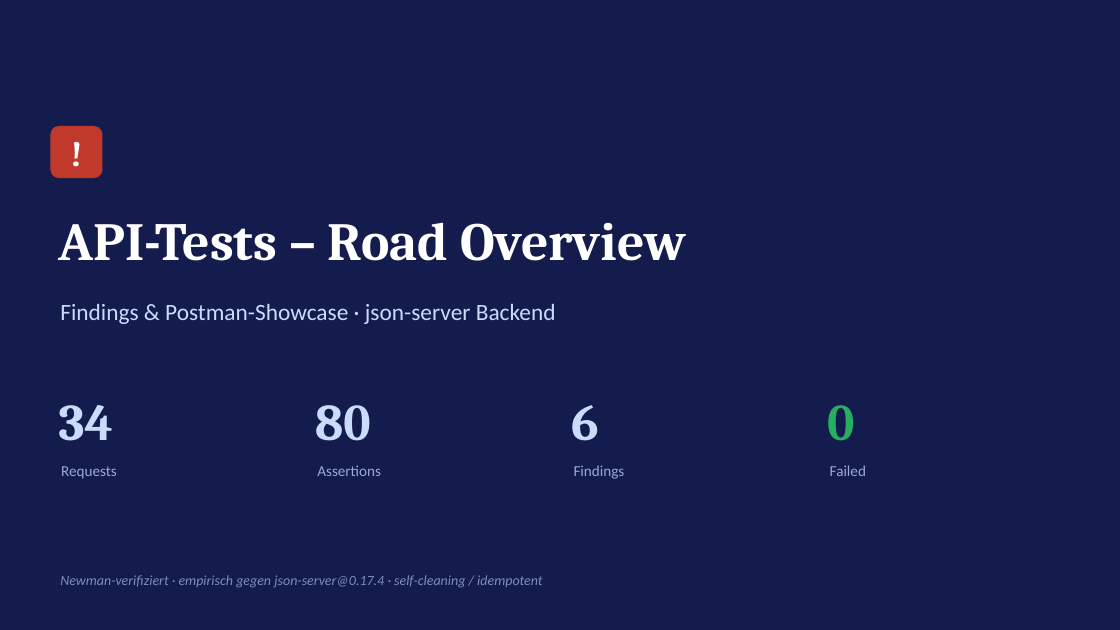
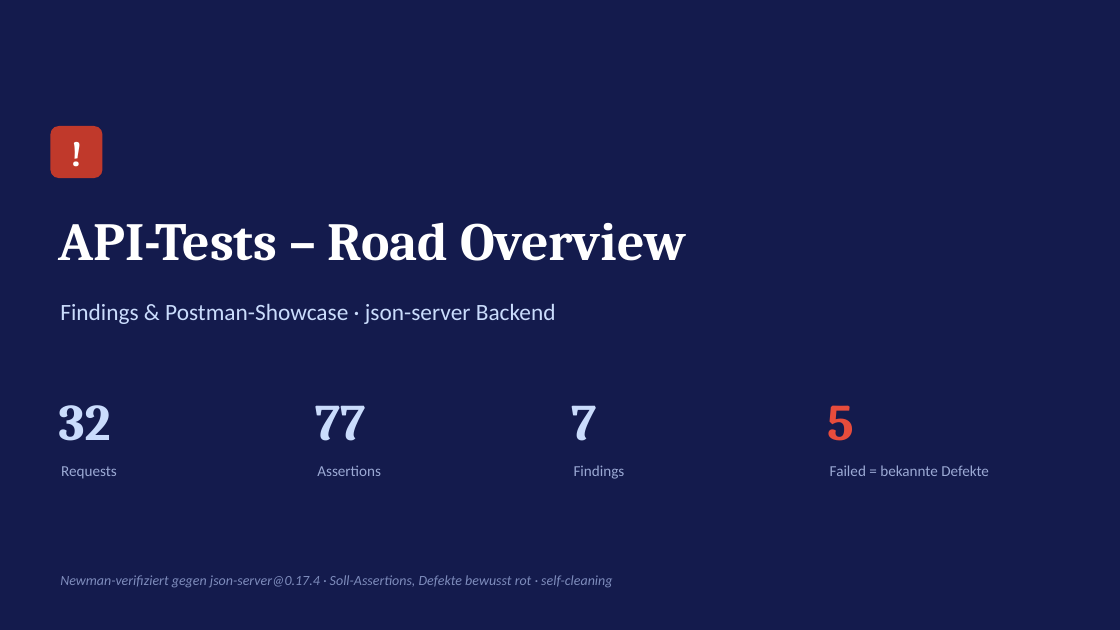
Before and after one commit to emrebaser94/edgital, a slide deck: slide 1 of api-tests/road-overview-api-findings.pptx. Drawn at 1120x630 pixels with LibreOffice and Linux fonts; fonts in the diff are those of the drawing. Boxes give left, top, right and bottom in pixels: in the first picture for what was removed or moved away, otherwise in the second. Text is boxed around its words. In the diff, an @@ line names an element or a change of style, - is before the commit and + after.

Commit message:
API tests: assert required behaviour and mark known defects
- The collection asserts the required behaviour; known defects are
  labelled [DEFECT #n] and fail on purpose (5 assertions), mirroring
  @defect in the E2E suite
- Update README, findings deck and the local Newman report

```diff
--- a/api-tests/road-overview-api-findings.pptx
+++ b/api-tests/road-overview-api-findings.pptx
@@ text at [59,405,111,441]: text changed @@
-34
+32
@@ text at [315,405,366,441]: text changed @@
-80
+77
@@ text at [571,405,596,441]: text changed @@
-6
+7
@@ text at [827,405,854,441]: text changed; text colour #27AE60 to #E74C3C @@
-0
+5
@@ text at [830,465,989,476]: text changed @@
-Failed
+Failed = bekannte Defekte
@@ text at [60,575,612,588]: text changed @@
-Newman-verifiziert · empirisch gegen json-server@0.17.4 · self-cleaning / idempotent
+Newman-verifiziert gegen json-server@0.17.4 · Soll-Assertions, Defekte bewusst rot · self-cleaning
```
Also in this commit, not shown: 8 other slides changed, 3 other files.
